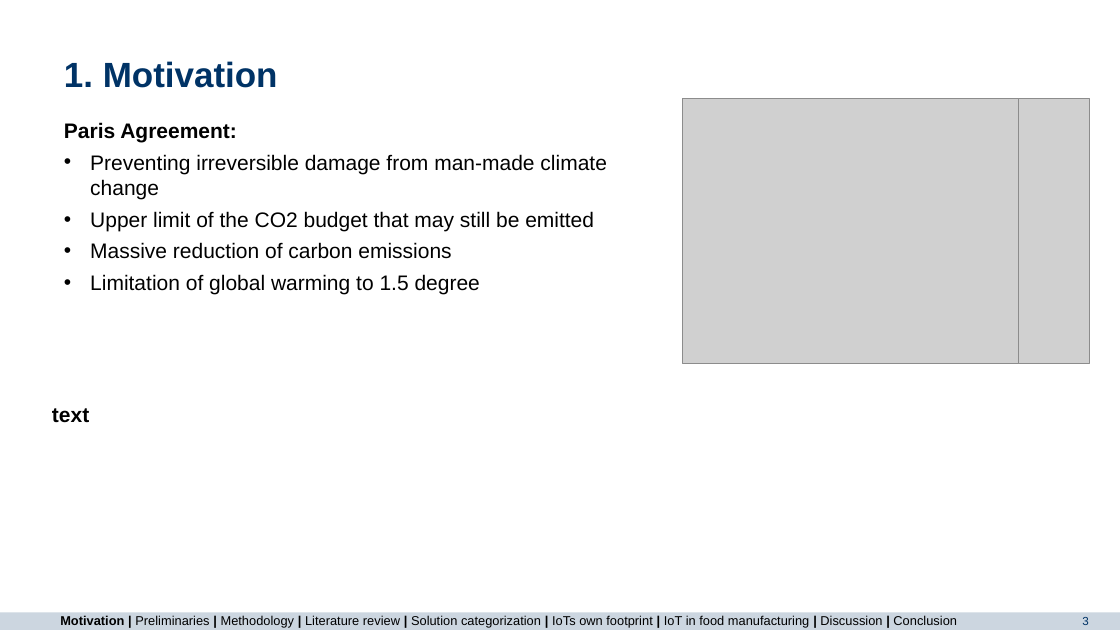
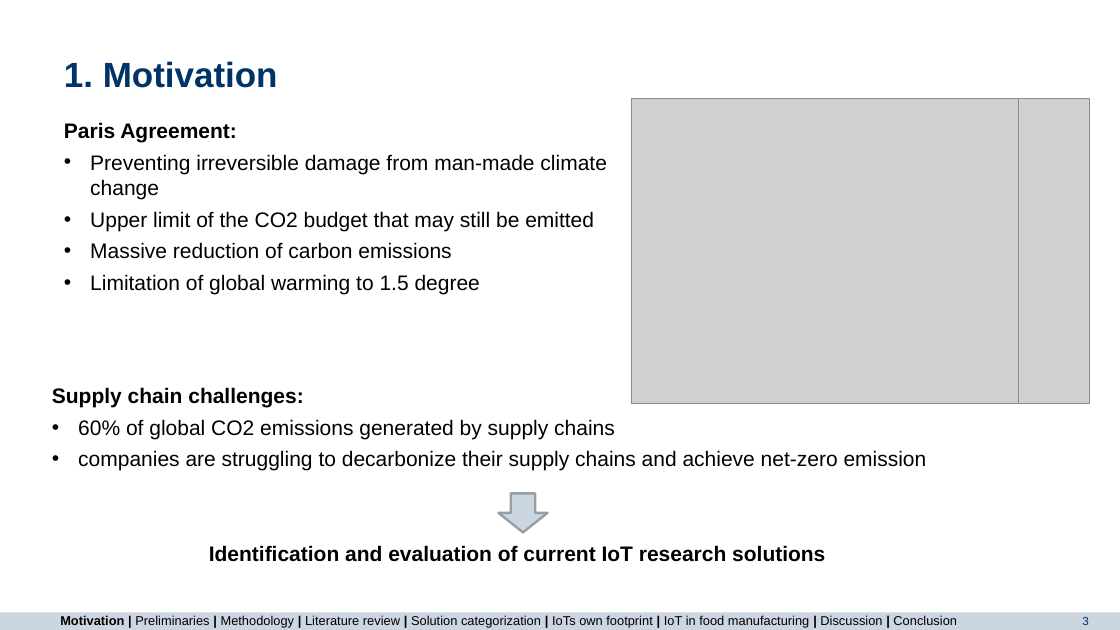
Before and after one commit to majuritz/internet-of-things-seminar, a slide deck: slide 3 of IoT final presentation.pptx. Drawn at 1120x630 pixels with LibreOffice and Linux fonts; fonts in the diff are those of the drawing; grey boxes stand for pictures; background and template pictures are left out. Boxes give left, top, right and bottom in pixels: in the first picture for what was removed or moved away, otherwise in the second. Text is boxed around its words. In the diff, an @@ line names an element or a change of style, - is before the commit and + after.

```diff
--- a/IoT final presentation.pptx
+++ b/IoT final presentation.pptx
@@ picture: place and size @@
-picture at box(682, 98, 1019, 364)
+picture at box(631, 98, 1018, 404)
@@ picture: place and size @@
-picture at box(1014, 98, 1090, 364)
+picture at box(1002, 98, 1089, 404)
@@ text at box(52, 387, 927, 562): text changed; bold off @@
-text
+Supply chain challenges:
+• 60% of global CO2 emissions generated by supply chains
+• companies are struggling to decarbonize their supply chains and achieve net-zero emission
+Identification and evaluation of current IoT research solutions
@@ down arrow added at box(498, 493, 547, 532), fill #CCD6E0, outline #979EA6 2 pt @@
```
Also in this commit, not shown: 2 other slides changed, 5 slides added, 1 other file.
